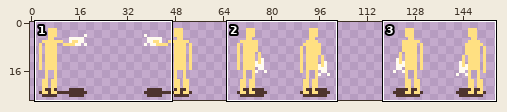
One commit to this sprite sheet: Resources/sprSheetPlayer.png. The picture above shows the old version from afar; the outline marks the close-up.
Close-up. As it was:
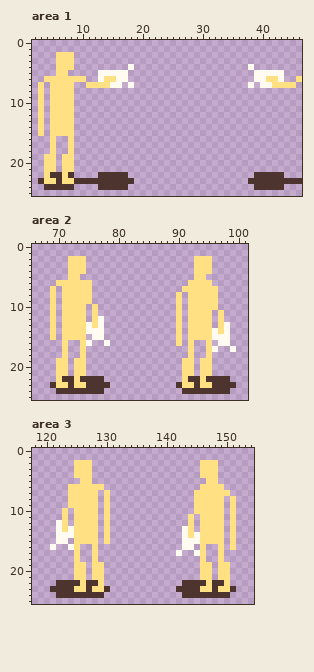
The file is 155x26 pixels. Shown: area 1: x 2..46, y 0..25; area 2: x 66..101, y 0..25; area 3: x 118..154, y 0..25.
After the commit:
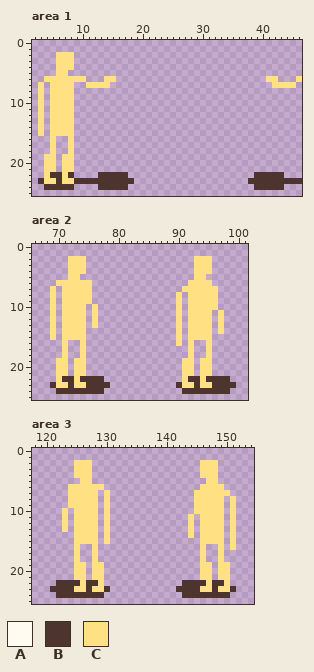
Palette (. is transparent): A #fffbf0  B #4e342e  C #ffe082
Change:
Area 1:
y 4: x 18 A -> .; x 38 A -> .
y 5: x 13..17 AAAAA -> .....; x 39..43 AAAAA -> .....
y 6: x 13 A -> .; x 16..17 AA -> ..; x 39..40 AA -> ..; x 43 A -> .
y 7: x 15..16 AA -> ..; x 18 A -> .; x 38 A -> .; x 40..41 AA -> ..
Area 2:
y 12: x 77 A -> .
y 13: x 75 A -> .; x 77 A -> .; x 98 A -> .
y 14: x 75..77 AAA -> ...; x 96 A -> .; x 98 A -> .
y 15: x 76..77 AA -> ..; x 96..98 AAA -> ...
y 16: x 75 A -> .; x 78 A -> .; x 97..98 AA -> ..
y 17: x 96 A -> .; x 99 A -> .
Area 3:
y 12: x 122 A -> .
y 13: x 122 A -> .; x 124 A -> .; x 143 A -> .
y 14: x 122..124 AAA -> ...; x 143 A -> .; x 145 A -> .
y 15: x 122..123 AA -> ..; x 143..145 AAA -> ...
y 16: x 121 A -> .; x 124 A -> .; x 143..144 AA -> ..
y 17: x 142 A -> .; x 145 A -> .
